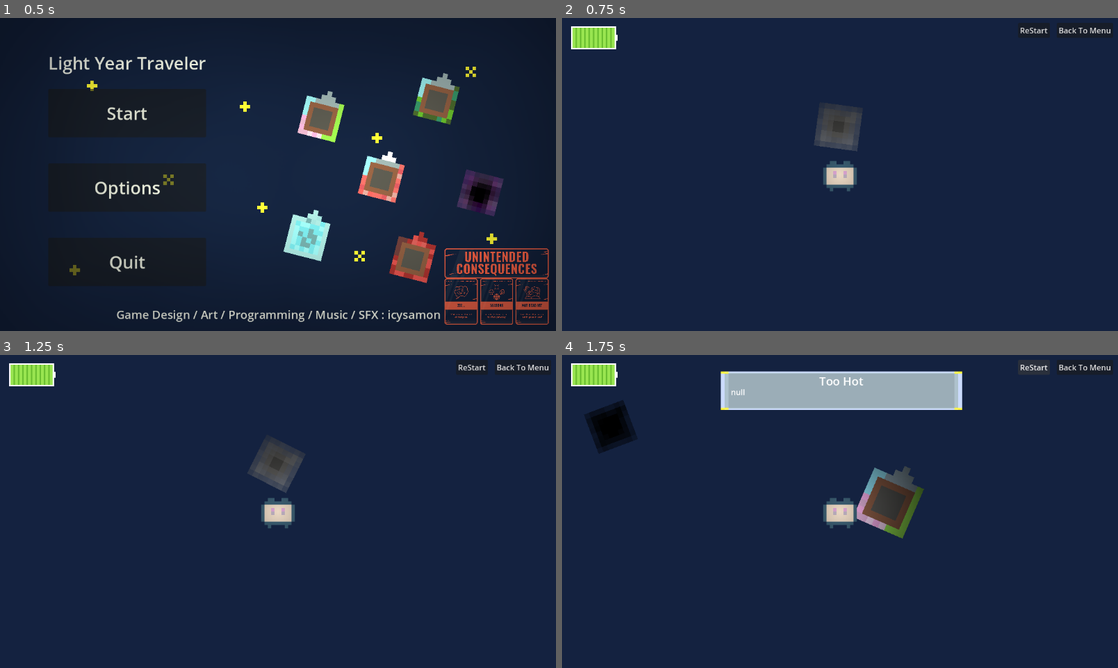
Above: before the commit, frames 1-4 (two rows, left to right).
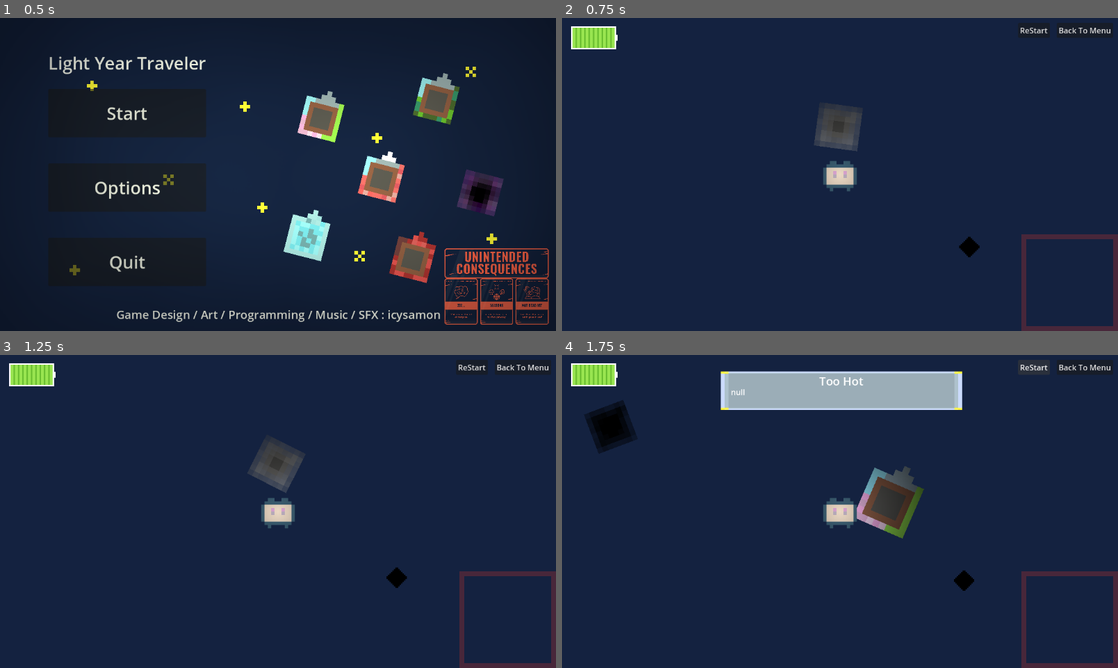
Above: after the commit, the same moments.

Repository: icysamon/LightYearsTraveler
Game: Godot game, scene res://scene/main/menu.tscn
Same seed, same stepped clock (60 frames per second), same inputs: the game is played once before the commit and once after it. The engine's default icon, where the game draws it, is replaced by a stand-in: a white triangle on a blue panel in a dark square.
Inputs:
- Up to frame 1 (0.5 s): no input
- Up to frame 2 (0.75 s): click "Start" at 0.5 s
- Up to frame 3 (1.25 s): no input
- Up to frame 4 (1.75 s): click "ReStart" at 1.25 s

Frame 1 is identical in both runs. In frame 2, 1.2% of the frame differs, in the area x 71-100%, y 69-100%; in frame 3, 1.2%; in frame 4, 1.2%, in the area x 70-100%, y 68-100%.

Commit message:
feat: enemy find player

Diff:
--- a/scene/child/enemy.tscn
+++ b/scene/child/enemy.tscn
@@ -1,7 +1,9 @@
-[gd_scene load_steps=2 format=3 uid="uid://clrxcagxkppeo"]
+[gd_scene load_steps=3 format=3 uid="uid://clrxcagxkppeo"]
 
 [ext_resource type="Texture2D" uid="uid://en5px03lq2u4" path="res://assets/enemy/enemy.png" id="1_cixi3"]
+[ext_resource type="Script" path="res://scripts/enemy.gd" id="2_010hi"]
 
 [node name="Sprite2D" type="Sprite2D"]
 scale = Vector2(3, 3)
 texture = ExtResource("1_cixi3")
+script = ExtResource("2_010hi")
--- a/scene/child/mini_map.tscn
+++ b/scene/child/mini_map.tscn
@@ -1,20 +1,48 @@
-[gd_scene load_steps=2 format=3 uid="uid://cvgdxutdss8gv"]
-
-[ext_resource type="Texture2D" uid="uid://en5px03lq2u4" path="res://assets/enemy/enemy.png" id="1_nqeg2"]
+[gd_scene format=3 uid="uid://cvgdxutdss8gv"]
 
 [node name="CanvasLayer" type="CanvasLayer"]
 
-[node name="SubViewportContainer" type="SubViewportContainer" parent="."]
-custom_minimum_size = Vector2(800, 600)
-offset_right = 40.0
-offset_bottom = 40.0
+[node name="Control" type="Control" parent="."]
+custom_minimum_size = Vector2(200, 200)
+layout_mode = 3
+anchors_preset = 3
+anchor_left = 1.0
+anchor_top = 1.0
+anchor_right = 1.0
+anchor_bottom = 1.0
+offset_left = -40.0
+offset_top = -40.0
+grow_horizontal = 0
+grow_vertical = 0
 
-[node name="SubViewport" type="SubViewport" parent="SubViewportContainer"]
+[node name="ColorRect" type="ColorRect" parent="Control"]
+layout_mode = 1
+anchors_preset = 15
+anchor_right = 1.0
+anchor_bottom = 1.0
+grow_horizontal = 2
+grow_vertical = 2
+color = Color(0.281021, 0.154095, 0.226522, 1)
 
-[node name="Camera2D" type="Camera2D" parent="SubViewportContainer"]
-anchor_mode = 0
-enabled = false
+[node name="SubViewportContainer" type="SubViewportContainer" parent="Control"]
+layout_mode = 1
+anchors_preset = 8
+anchor_left = 0.5
+anchor_top = 0.5
+anchor_right = 0.5
+anchor_bottom = 0.5
+offset_left = -90.0
+offset_top = -90.0
+offset_right = 90.0
+offset_bottom = 90.0
+grow_horizontal = 2
+grow_vertical = 2
+stretch = true
 
-[node name="Enemy" type="Sprite2D" parent="."]
-position = Vector2(273, 271)
-texture = ExtResource("1_nqeg2")
+[node name="SubViewport" type="SubViewport" parent="Control/SubViewportContainer"]
+handle_input_locally = false
+size = Vector2i(180, 180)
+size_2d_override = Vector2i(100, 100)
+render_target_update_mode = 4
+
+[node name="Camera2D" type="Camera2D" parent="Control/SubViewportContainer/SubViewport"]
--- a/scene/main/global.tscn
+++ b/scene/main/global.tscn
@@ -1,11 +1,12 @@
-[gd_scene load_steps=8 format=3 uid="uid://btjqepmvg6mm8"]
+[gd_scene load_steps=9 format=3 uid="uid://btjqepmvg6mm8"]
 
 [ext_resource type="Script" path="res://scripts/global.gd" id="1_njcqn"]
 [ext_resource type="PackedScene" uid="uid://cxpv1vg6rsf8v" path="res://scene/child/player.tscn" id="3_w17ff"]
 [ext_resource type="Animation" uid="uid://cwarwfb3po1eh" path="res://resource/animation/click.tres" id="5_vkv1w"]
+[ext_resource type="PackedScene" uid="uid://cvgdxutdss8gv" path="res://scene/child/mini_map.tscn" id="6_7e8us"]
 [ext_resource type="PackedScene" uid="uid://bvy1en3oaaxpo" path="res://scene/child/animation_click.tscn" id="6_ffp2u"]
+[ext_resource type="PackedScene" uid="uid://clrxcagxkppeo" path="res://scene/child/enemy.tscn" id="7_e4qgl"]
 [ext_resource type="Texture2D" uid="uid://d2fva8bch13el" path="res://assets/click/click1.png" id="8_gnuu0"]
-[ext_resource type="Texture2D" uid="uid://c6alry8xdllb2" path="res://icon.svg" id="9_fjh4i"]
 
 [sub_resource type="AnimationLibrary" id="AnimationLibrary_x414w"]
 _data = {
@@ -19,16 +20,7 @@
 [node name="CanvasModulate" type="CanvasModulate" parent="."]
 color = Color(0, 0, 0, 1)
 
-[node name="Player" parent="." instance=ExtResource("3_w17ff")]
-
-[node name="CanvasLayer" type="CanvasLayer" parent="Player"]
-
-[node name="Navigation" type="TextureRect" parent="Player/CanvasLayer"]
-visible = false
-offset_right = 40.0
-offset_bottom = 40.0
-scale = Vector2(0.3, 0.3)
-texture = ExtResource("9_fjh4i")
+[node name="Player" parent="." groups=["player"] instance=ExtResource("3_w17ff")]
 
 [node name="AnimationPlayer" type="AnimationPlayer" parent="."]
 root_node = NodePath("../AnimationClick")
@@ -43,3 +35,8 @@
 offset_bottom = 40.0
 pivot_offset = Vector2(-20, -20)
 texture = ExtResource("8_gnuu0")
+
+[node name="CanvasLayer" parent="." instance=ExtResource("6_7e8us")]
+
+[node name="Sprite2D" parent="." instance=ExtResource("7_e4qgl")]
+position = Vector2(276, 154)
--- /dev/null
+++ b/scripts/enemy.gd
@@ -0,0 +1,12 @@
+extends Sprite2D
+
+const SPEED = 50
+
+var dir = Vector2.ZERO
+
+func _process(delta):
+	dir = (get_tree().get_nodes_in_group("player")[0].position - position).normalized()
+
+	pass
+func _physics_process(delta):
+	position += dir * SPEED * delta
--- a/scripts/global.gd
+++ b/scripts/global.gd
@@ -4,7 +4,6 @@
 @onready var player = $Player
 @onready var animation_click = $AnimationClick
 @onready var animation_player = $AnimationPlayer
-@onready var planet_navigation = $Player/CanvasLayer/Navigation
 
 const PLANET_QUANTITY = 100
 const DISTANCE_MAX : int = 10000
@@ -88,18 +87,4 @@
 		# set mouse click animation
 		animation_click.position = target
 		animation_player.play("click")
-
-	if event.is_action_pressed("navigation"):
-		#_find_planet()
-		pass
-
-func _find_planet():
-	for i in planet_array.size():
-		var planet_position = planet_array[i].position - player.position
-		if planet_position.length() < 5000 and planet_position.length() > 2000:
-			print(planet_position.normalized())
-			print(planet_navigation.position)
-			planet_navigation.position = get_viewport_rect().size / 2 + planet_position.normalized() * 50
-			planet_navigation.visible = true
-			print(planet_navigation.position)
-			break
+	pass
